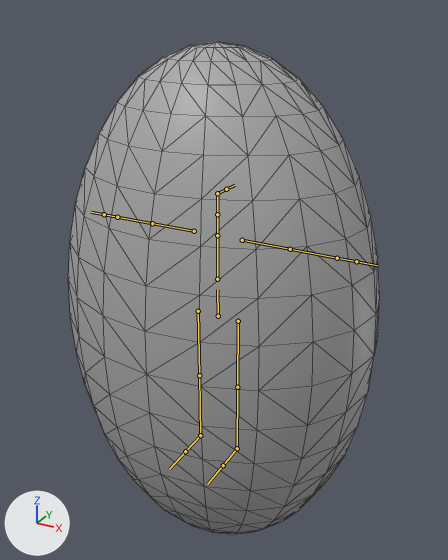
One commit to the FBX model model/S1_SittingDown_3d_17kpts_tiny_ball_out.fbx: the scene before it, then after it.
One viewpoint serves both versions: a 50 mm camera at (1.58, -2.79, 1.63) aimed at (0.03, 0.02, 0.23). Every picture has the same lights, and +X, +Y and +Z are marked at lower left. The bones that bend it are drawn over the model as lines. Mesh edges are drawn as thin lines.
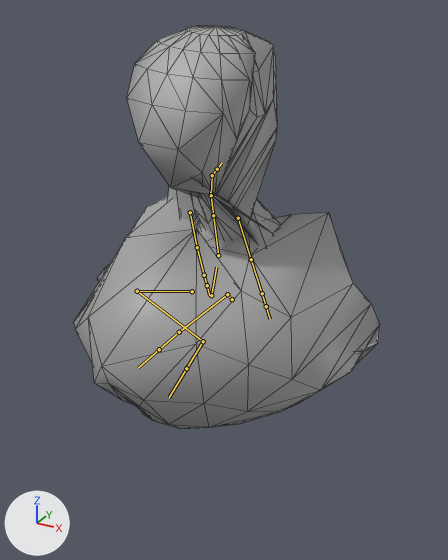
The newer file adds an action. The first version stands in its rest pose; the second is drawn at frame 41305 of the action 'Take 001'.

Where the change shows, as pixel boxes [x1, y1, x2, y2] in the pictures (448 x 560 px):
'pSphere1', posed (18% shorter)
    before: [68, 42, 380, 534]
    after: [74, 26, 380, 429]
bone 'Hip', root to tip
    before: (218, 316) to (217, 289)
    after: (211, 295) to (216, 267)
bone 'RightHip', root to tip
    before: (198, 311) to (199, 375)
    after: (192, 291) to (137, 291)
bone 'RightKnee', root to tip
    before: (199, 375) to (200, 435)
    after: (137, 291) to (203, 341)
bone 'LeftHip', root to tip
    before: (238, 321) to (237, 387)
    after: (232, 299) to (227, 294)
bone 'LeftKnee', root to tip
    before: (237, 387) to (237, 448)
    after: (227, 294) to (179, 332)
bone 'Spine', root to tip
    before: (217, 279) to (217, 235)
    after: (218, 255) to (213, 215)
bone 'Thorax', root to tip
    before: (217, 235) to (217, 211)
    after: (213, 215) to (210, 192)
bone 'Neck', root to tip
    before: (217, 214) to (217, 193)
    after: (211, 195) to (212, 175)
bone 'LeftShoulder', root to tip
    before: (242, 240) to (290, 249)
    after: (238, 218) to (251, 259)
bone 'LeftElbow', root to tip
    before: (290, 249) to (337, 258)
    after: (251, 259) to (262, 293)
bone 'RightShoulder', root to tip
    before: (194, 231) to (152, 223)
    after: (190, 212) to (197, 247)
bone 'RightElbow', root to tip
    before: (152, 223) to (117, 217)
    after: (197, 247) to (204, 275)

The change in detail:
Bone 'Hip' (bone_hip) moves from (0.0, 0.0, 0.0) to (-0.52, 1.1, -0.2).
Bone 'Hip' (bone_hip) turns from (0, 0, 0) to (-26, 1, 2) degrees about its own x, y and z.
Bone 'RightHip' (bone_righthip) turns from (0, 0, 0) to (-84, 11, 8) degrees about its own x, y and z.
Bone 'RightKnee' (bone_rightknee) turns from (0, 0, 0) to (150, 27, 27) degrees about its own x, y and z.
Bone 'LeftHip' (bone_lefthip) turns from (0, 0, 0) to (-97, -21, 9) degrees about its own x, y and z.
Bone 'LeftKnee' (bone_leftknee) turns from (0, 0, 0) to (136, -32, -8) degrees about its own x, y and z.
Bone 'Spine' (bone_spine) turns from (0, 0, 0) to (35, -3, -2) degrees about its own x, y and z.
Bone 'Thorax' (bone_thorax) turns from (0, 0, 0) to (0, 5, 0) degrees about its own x, y and z.
Bone 'Neck' (bone_neck) turns from (0, 0, 0) to (-3, 10, -9) degrees about its own x, y and z.
Bone 'LeftShoulder' (bone_leftshoulder) turns from (0, 0, 0) to (-100, -3, -155) degrees about its own x, y and z.
Bone 'LeftElbow' (bone_leftelbow) turns from (0, 0, 0) to (0, 0, -2) degrees about its own x, y and z.
Bone 'RightShoulder' (bone_rightshoulder) turns from (0, 0, 0) to (-103, 10, 149) degrees about its own x, y and z.
Bone 'RightElbow' (bone_rightelbow) turns from (0, 0, 0) to (0, 0, 2) degrees about its own x, y and z.
